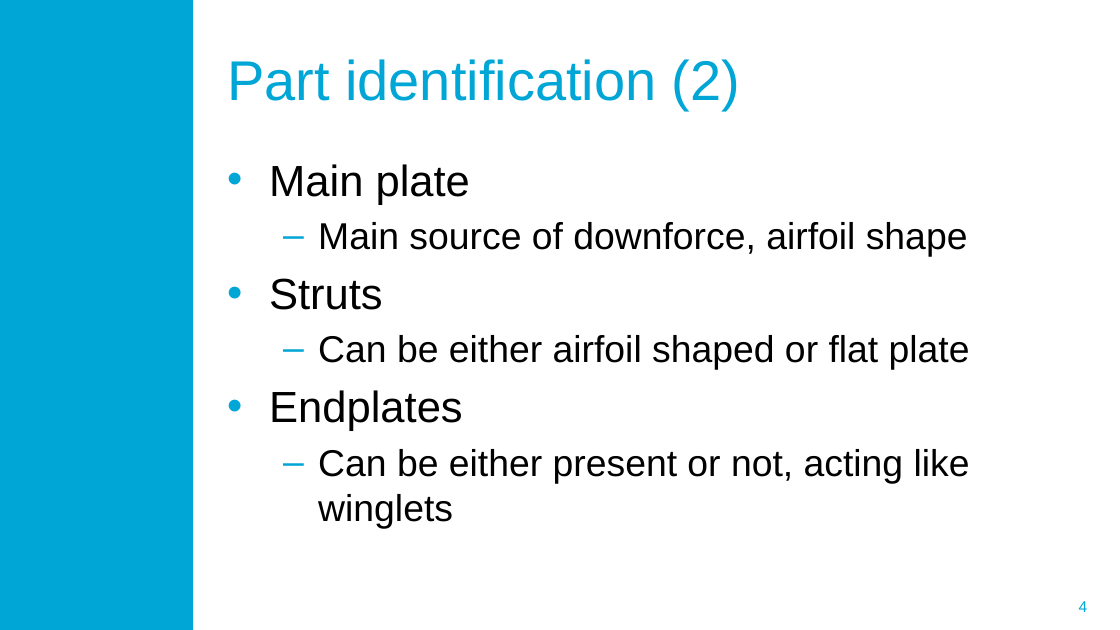
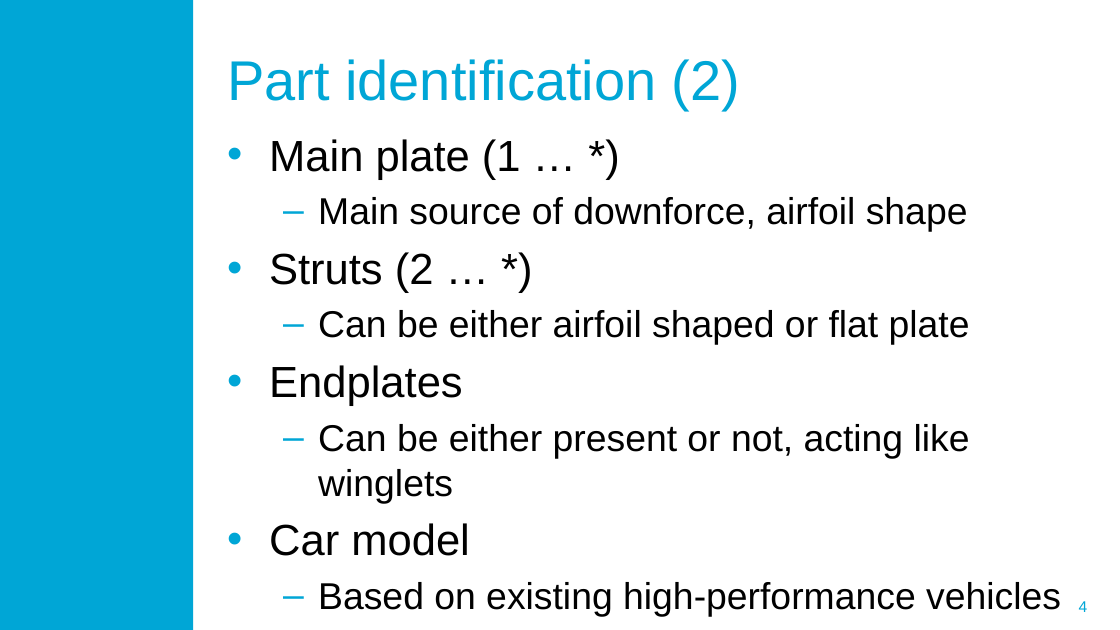
Before and after one commit to BasvManen/KBE_Assignment, a slide deck: slide 4 of Deliverables/Knowledge_acquisition_slides.pptx. Drawn at 1120x630 pixels with LibreOffice and Linux fonts; fonts in the diff are those of the drawing; background and template pictures are left out. Boxes give left, top, right and bottom in pixels: in the first picture for what was removed or moved away, otherwise in the second. Text is boxed around its words. In the diff, an @@ line names an element or a change of style, - is before the commit and + after.

```diff
--- a/Deliverables/Knowledge_acquisition_slides.pptx
+++ b/Deliverables/Knowledge_acquisition_slides.pptx
@@ text "Main plate (1 … *)": place and size @@
-text "Main plate (1 … *)" at (269, 164, 970, 528)
+text "Main plate (1 … *)" at (269, 139, 1061, 617)
@@ text at (269, 139, 521, 180): text changed @@
-• Main plate
+• Main plate (1 … *)
@@ text at (269, 252, 434, 293): text changed @@
-• Struts
+• Struts (2 … *)
@@ text at (269, 523, 1061, 617): paragraphs added @@
+• Car model
+  – Based on existing high-performance vehicles
```
Also in this commit, not shown: 1 other slide changed, 2 other files.
